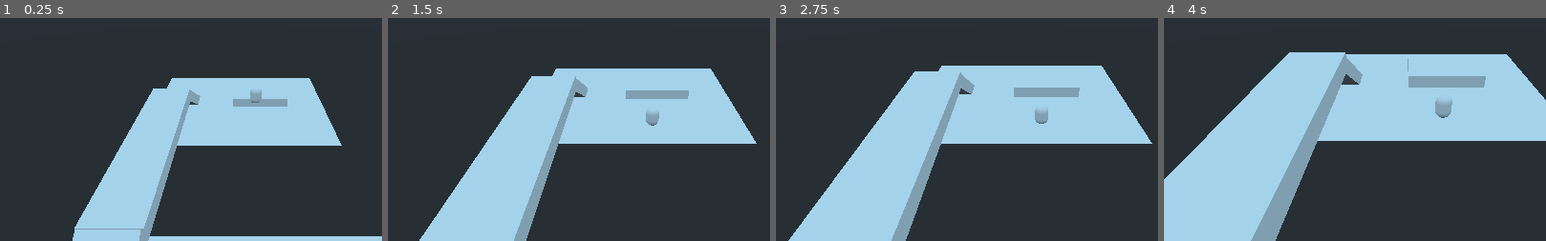
Above: before the commit, frames 1-4 (left to right).
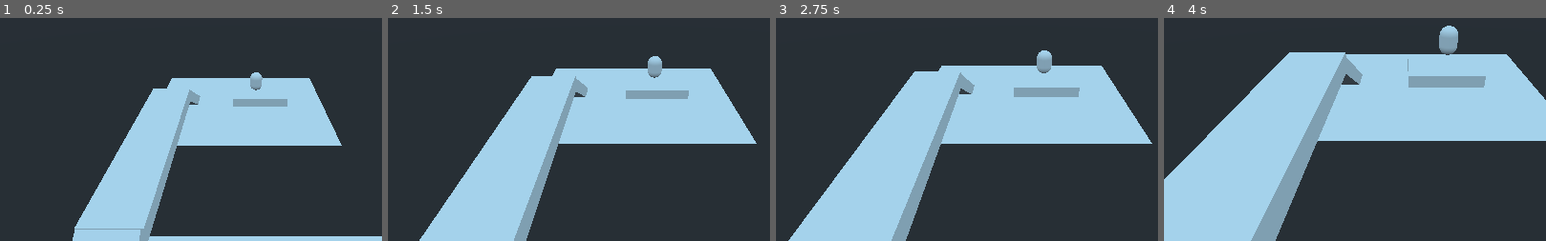
Above: after the commit, the same moments.

Repository: thoced/HorrorShow
Game: Godot game, scene res://Scenes/test.tscn
Two runs of this game, one before a commit and one after it. Both use one fixed random seed, a clock stepped at 60 frames per second and the inputs below.
Inputs (mouse positions are % of the whole screen's width and height, from its top left):
- Up to frame 1 (0.25 s): no input
- Up to frame 2 (1.5 s): tap Enter (ui_accept) at 0.5, 0.77 s; move the mouse to (72, 45) at 0.52 s; hold Right 0.53-1.28 s; hold Z 0.53-1.28 s; click (72, 45) at 0.67 s; move the mouse to (30, 55) at 1.27 s; hold S from 1.28 s (still down); tap Q at 1.35 s
- Up to frame 3 (2.75 s): tap Enter (ui_accept) at 1.52 s; move the mouse to (60, 28) at 2.02 s; release S at 2.03 s; hold Right from 2.03 s (still down); hold Z from 2.03 s (still down)
- Up to frame 4 (4 s): move the mouse to (45, 70) at 2.77 s; release Right at 2.78 s; release Z at 2.78 s; hold Up 2.78-3.53 s; tap Q at 2.85 s; click (45, 70) at 2.92 s; tap Enter (ui_accept) at 3.02, 3.5, 3.77 s; move the mouse to (80, 65) at 3.52 s; hold Left from 3.53 s (still down); hold Z from 3.53 s (still down)
The pictures show only the part of the screen within x 18-68%, y 19-69%; the shares and areas given below are measured in that part.

The runs differ from the first frame. In frame 1, 0.3% of the frame differs, in the area x 65-69%, y 24-39%; in frame 2, 0.5%; in frame 3, 0.5%; in frame 4, 0.8%, in the area x 71-77%, y 3-45%.
Error after the commit: Parse Error: Variable "i" already defined in the scope (at line 70). (res://Scripts/moveKinematic.gd:71)

Commit message:
Yield function
ajout d'un script en utilisant le yield coroutine

Diff:
--- a/Scenes/Spatial.tscn
+++ b/Scenes/Spatial.tscn
@@ -417,7 +417,7 @@
 shadow_enabled = true
 shadow_color = Color( 0.160784, 0.137255, 0.137255, 1 )
 
-[node name="OmniLight3" type="OmniLight" parent="superhouse"]
+[node name="lumiere" type="OmniLight" parent="superhouse"]
 transform = Transform( 100, 0, 0, 0, 100, 0, 0, 0, 100, 1864.16, 112.512, 1052.99 )
 light_color = Color( 0.788235, 0.231373, 0.188235, 1 )
 light_energy = 11.94
--- a/Scripts/door.gd
+++ b/Scripts/door.gd
@@ -41,7 +41,6 @@
 
 
 func open():
-	print("je m'ouvre'")
 	opened = true
 
 func close():
--- a/Scripts/moveKinematic.gd
+++ b/Scripts/moveKinematic.gd
@@ -23,6 +23,10 @@
 var NavigationNode
 var TargetsNode
 
+signal matchDestination
+
+var tScriptMovement
+
 
 # Called when the node enters the scene tree for the first time.
 func _ready():
@@ -33,6 +37,42 @@
 	nextTargetPos = $".".translation
 	simplePaths.empty()
 	nextPoint = translation
+
+	tScriptMovement = Thread.new()
+	tScriptMovement.start(self,"runScriptMovement","")
+
+func runScriptMovement(userData):
+
+	var door01  = get_node("/root/Spatial/door3")
+	var door02  = get_node("/root/Spatial/door")
+	var lumiere:OmniLight = get_node("/root/Spatial/superhouse/lumiere")
+
+	yield(get_tree().create_timer(9.0),"timeout")
+	call_deferred("setTargetPosition",Vector3(23.309483, 3.20568, 27.120047))
+	yield(self,"matchDestination")
+	call_deferred("setTargetPosition",Vector3(23.554092, 3.20568, 24.268576))
+	yield(self,"matchDestination")
+	call_deferred("setTargetPosition",Vector3(24.211824, 3.20568, 23.98794))
+	yield(self,"matchDestination")
+
+	# ouverture de la première porte
+	door01.open()
+	yield(get_tree().create_timer(4.0),"timeout")
+
+	#fermeture de la lumière
+	lumiere.visible = false
+
+	call_deferred("setTargetPosition",Vector3(16.480085, 3.20568, 24.153437))
+
+	#ouverture de la seconde porte
+	door02.open()
+
+	var i = 0
+	for i in range(1000):
+		lumiere.visible = !lumiere.visible
+		yield(get_tree().create_timer(0.05),"timeout")
+
+
 
 # Called every frame. 'delta' is the elapsed time since the previous frame.
 #func _process(delta):
@@ -74,7 +114,8 @@
 
 func _physics_process(delta):
 
-	if onMove and simplePaths.size() > 0 and translation.distance_to(nextPoint) < close:
+
+	if onMove and translation.distance_to(nextPoint) < close:
 		if translation.distance_to(targetPosition) < close:
 			onMove = false
 		else:
@@ -86,6 +127,10 @@
 	if onMove:
 		dir = translation.direction_to(nextPoint)
 		dir = dir.normalized()
+		if dir.length() < close:
+			onMove = false
+			emit_signal("matchDestination")
+
 
 	move_and_slide((dir * speed) + vectorGravity)
 
